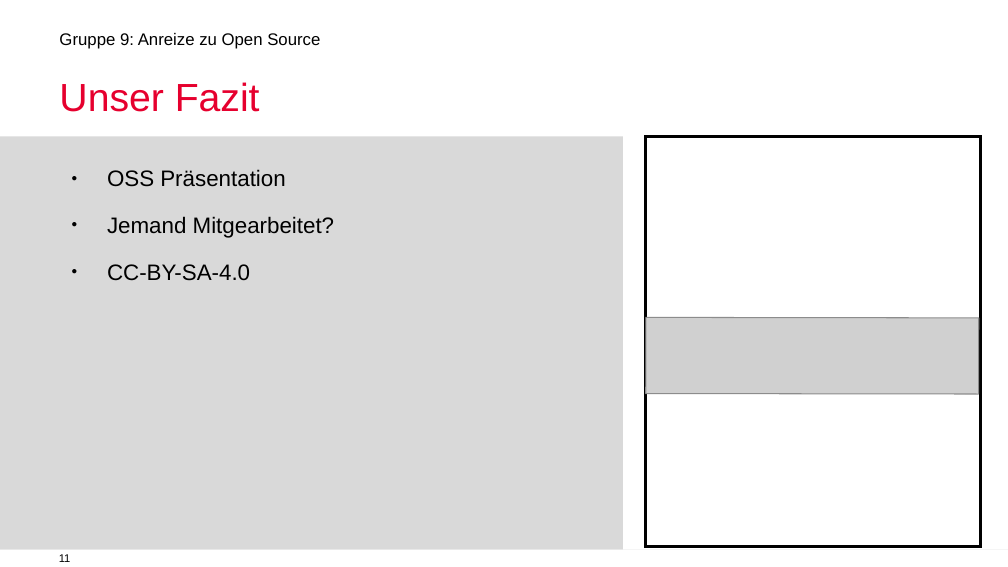
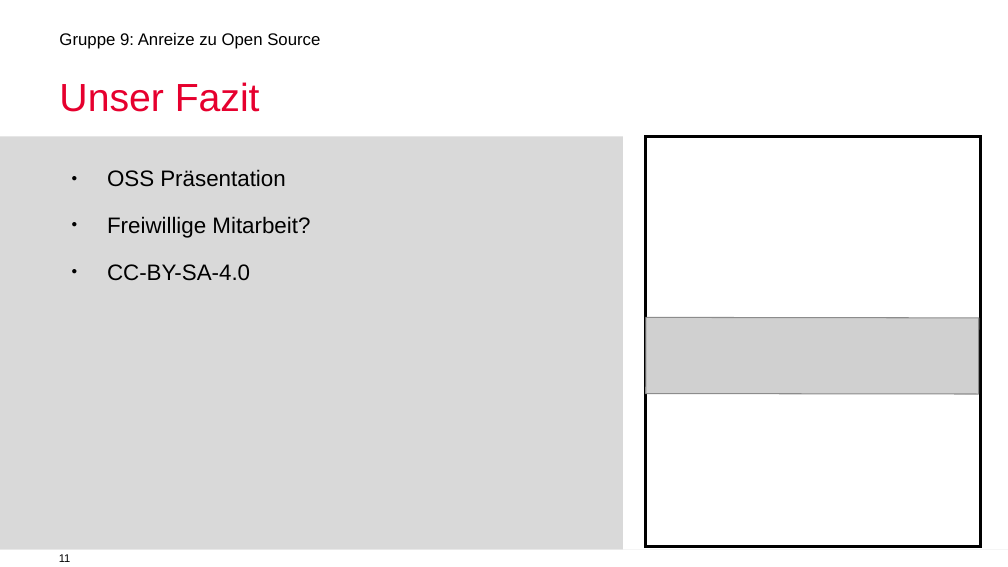
Before and after one commit to mauriziopiu/anreize_zu_open_source, a slide deck: slide 11 of OSS_Prasentation_open.odp. Drawn at 1008x567 pixels with LibreOffice and Linux fonts; fonts in the diff are those of the drawing; grey boxes stand for pictures; background and template pictures are left out. Boxes give left, top, right and bottom in pixels: in the first picture for what was removed or moved away, otherwise in the second. Text is boxed around its words. In the diff, an @@ line names an element or a change of style, - is before the commit and + after.

```diff
--- a/OSS_Prasentation_open.odp
+++ b/OSS_Prasentation_open.odp
@@ text at bbox=[107, 216, 310, 238]: text changed @@
-● Jemand Mitgearbeitet?
+● Freiwillige Mitarbeit?
```
Also in this commit, not shown: 2 other slides changed.
